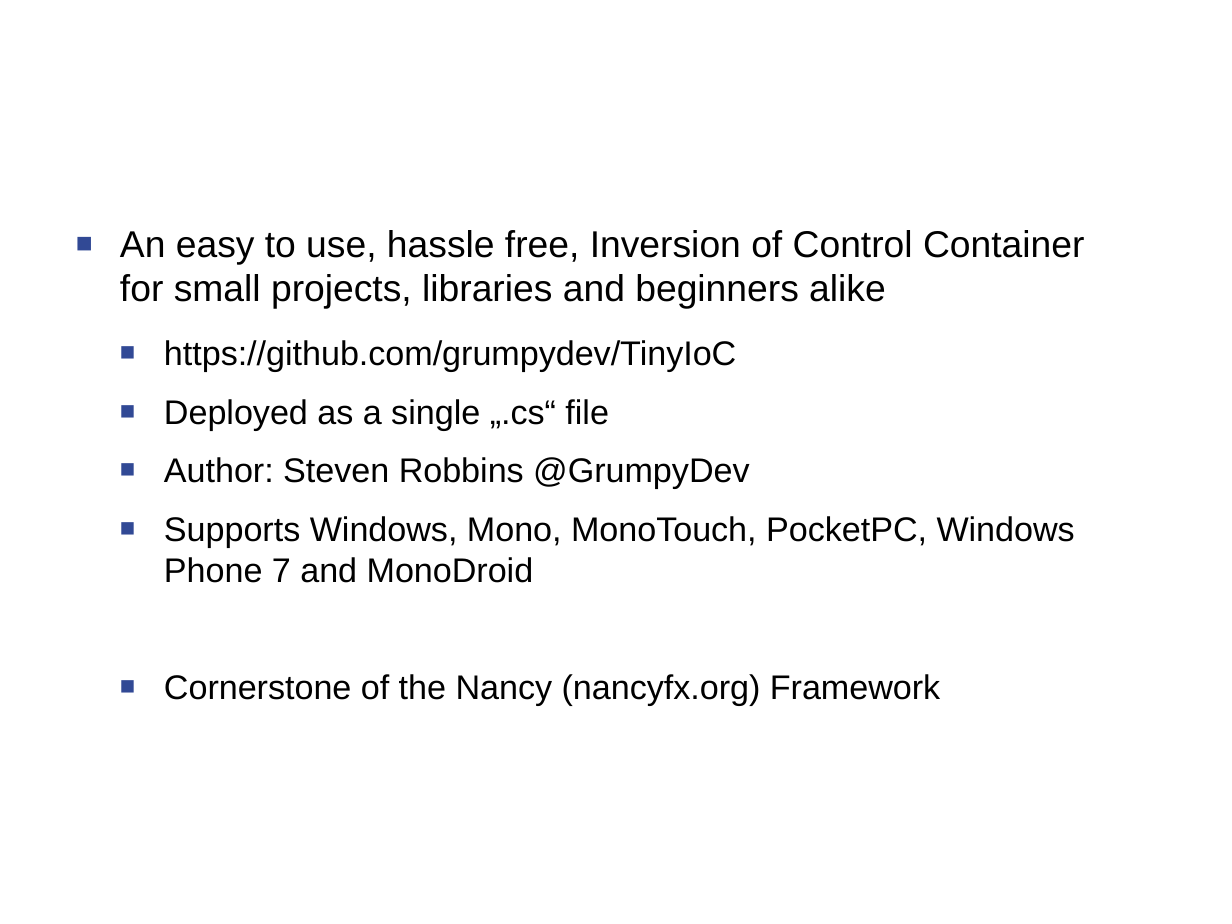
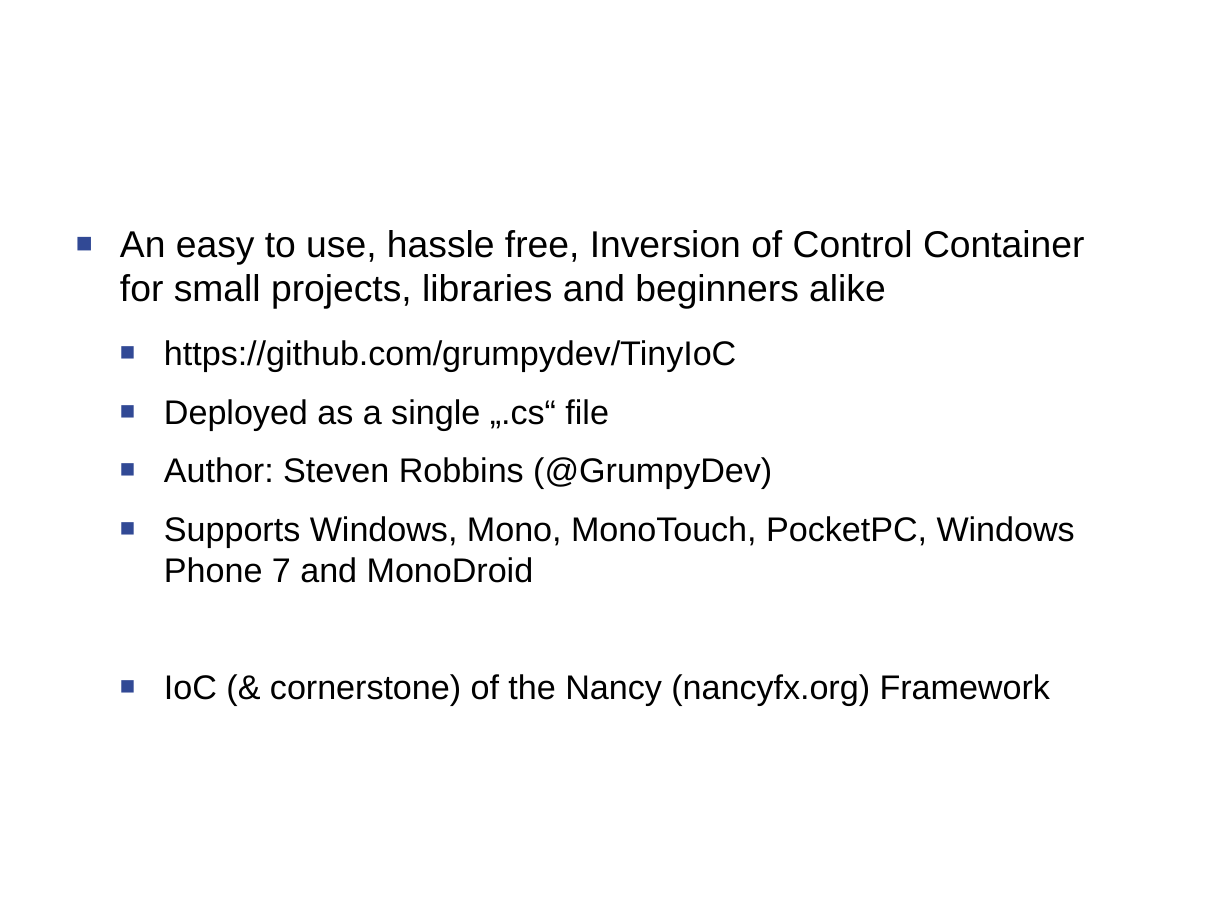
Before and after one commit to Timothep/MarathonWOShoes, a slide deck: slide 41 of MarathonWOShoes.odp. Drawn at 1232x924 pixels with LibreOffice and Linux fonts; fonts in the diff are those of the drawing; background and template pictures are left out. Boxes give left, top, right and bottom in pixels: in the first picture for what was removed or moved away, otherwise in the second. Text is boxed around its words. In the diff, an @@ line names an element or a change of style, - is before the commit and + after.

```diff
--- a/MarathonWOShoes.odp
+++ b/MarathonWOShoes.odp
@@ text at (164, 457, 772, 489): text changed @@
-  ■ Author: Steven Robbins @GrumpyDev
+  ■ Author: Steven Robbins (@GrumpyDev)
@@ text at (164, 674, 1050, 705): text changed @@
-  ■ Cornerstone of the Nancy (nancyfx.org) Framework
+  ■ IoC (& cornerstone) of the Nancy (nancyfx.org) Framework
```
Also in this commit, not shown: 18 other slides changed, 6 slides added, 4 slides removed, 5 other files.
